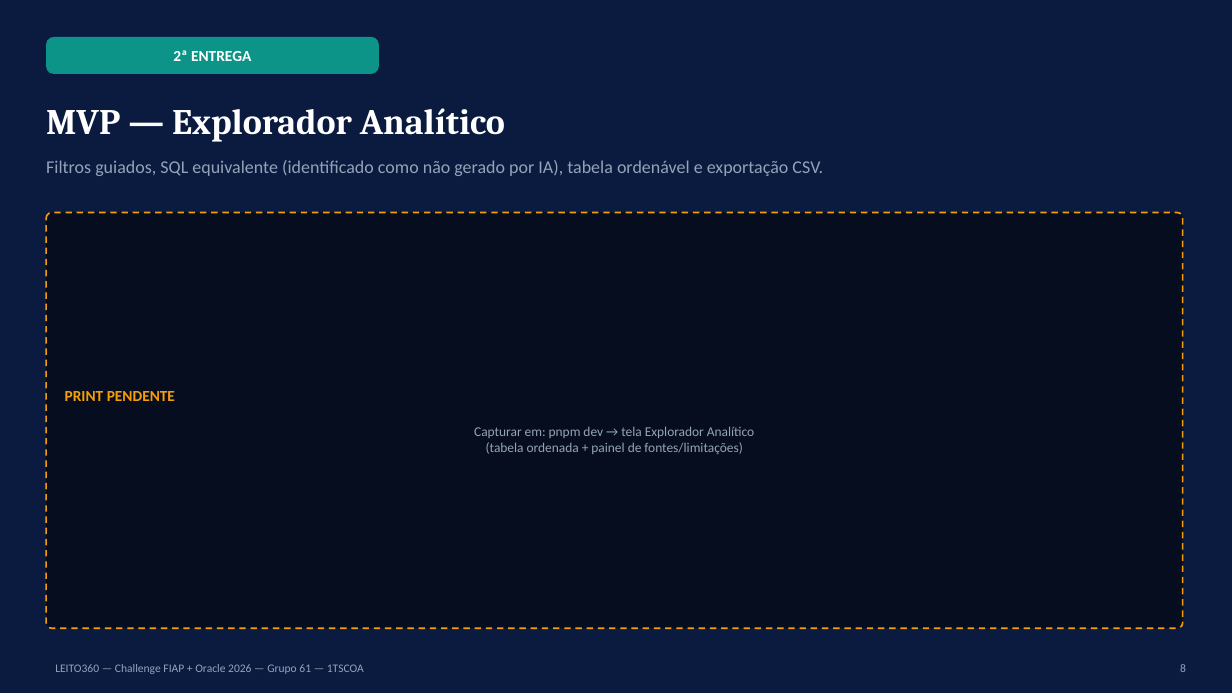
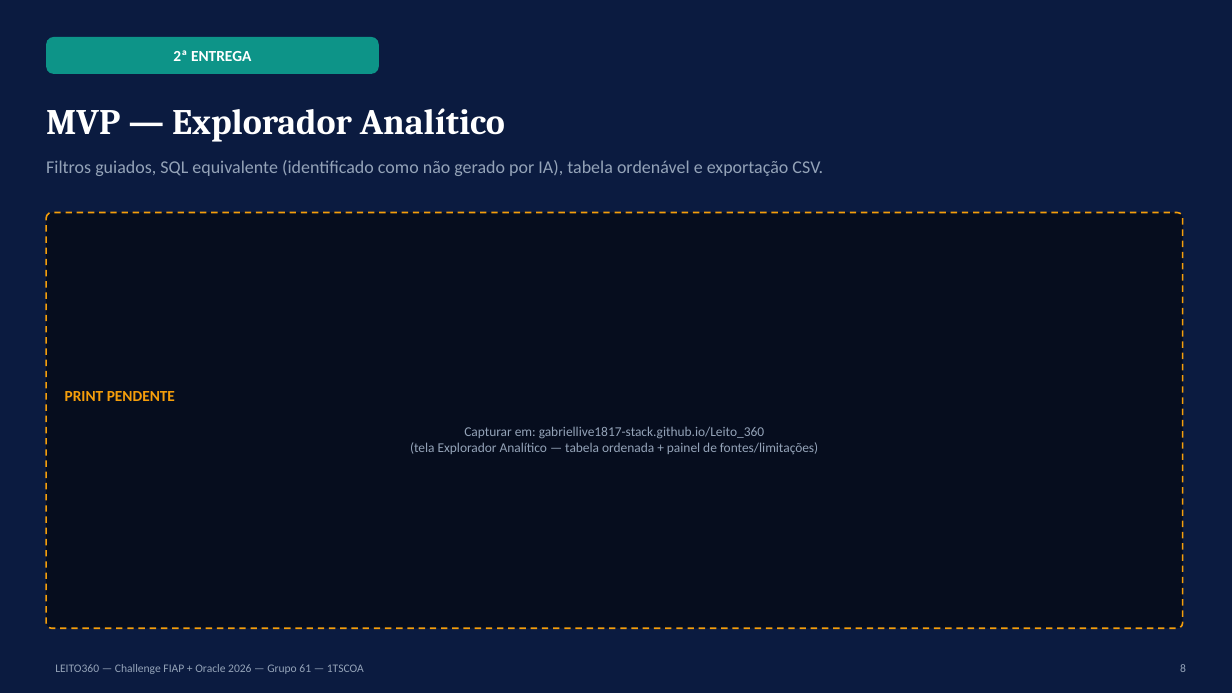
Before and after one commit to gabriellive1817-stack/Leito_360, a slide deck: slide 8 of EC_Sprint_2_1TSCOA_EvidenciasConstrucao_LEITO360_GRUPO61.pptx. Drawn at 1232x693 pixels with LibreOffice and Linux fonts; fonts in the diff are those of the drawing. Boxes give left, top, right and bottom in pixels: in the first picture for what was removed or moved away, otherwise in the second. Text is boxed around its words. In the diff, an @@ line names an element or a change of style, - is before the commit and + after.

```diff
--- a/EC_Sprint_2_1TSCOA_EvidenciasConstrucao_LEITO360_GRUPO61.pptx
+++ b/EC_Sprint_2_1TSCOA_EvidenciasConstrucao_LEITO360_GRUPO61.pptx
@@ text at <box>410,426,818,454</box>: text changed @@
-Capturar em: pnpm dev → tela Explorador Analítico
-(tabela ordenada + painel de fontes/limitações)
+Capturar em: gabriellive1817-stack.github.io/Leito_360
+(tela Explorador Analítico — tabela ordenada + painel de fontes/limitações)
```
Also in this commit, not shown: 3 other slides changed, 2 slides added, 2 slides removed, 6 other files.
